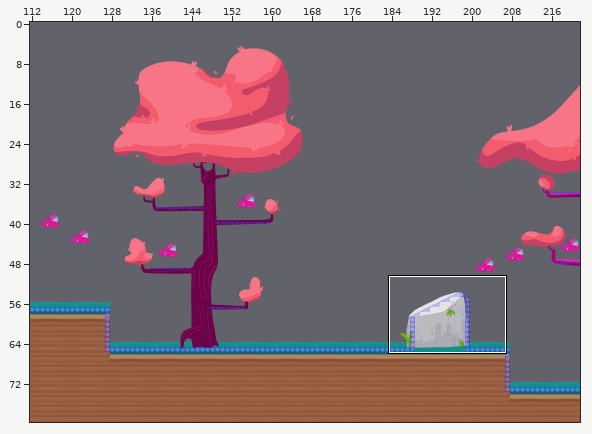
A Tiled map gets an edit: assets/data/level-1-2.tmx. The picture above shows the old version from afar; the outline marks the close-up.
Close-up. Before the edit:
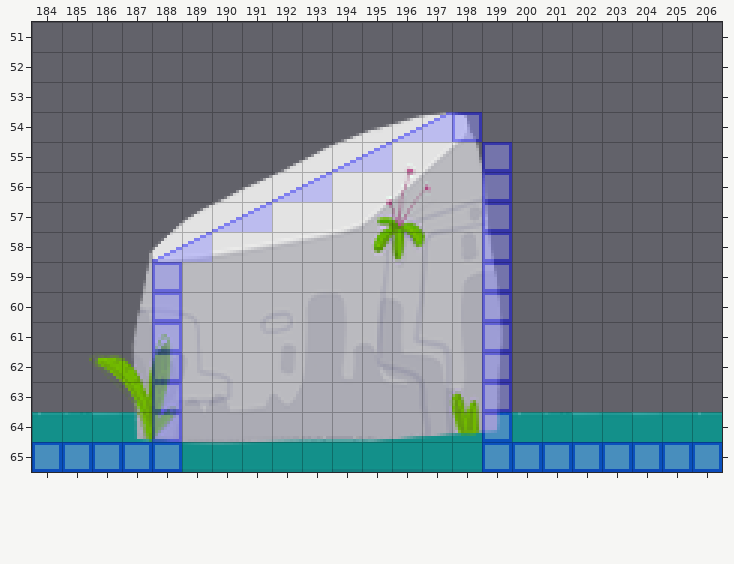
Cells are 10x10 px. Shown: x 184..206, y 51..65. The commit also changed other parts of the map, which this record leaves out.
The result:
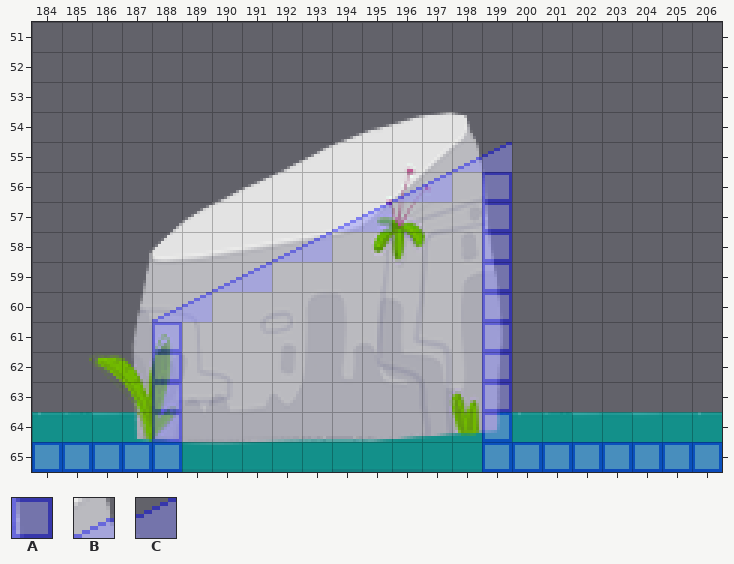
Key: from "ground-collisions": A 1, B 9, C 10.
_ is an empty cell, . an unchanged one.
See-through tiles are keyed as they look on the map.
The edit:
--- layer "collisions"
@@ x 188..199 @@
-54 ........BCA.
-55 ......BC.._A
-56 ....BC..__..
-57 ..BC..__....
-58 BC..__......
-59 A.__........
-60 A_..........
+54 ........___.
+55 ......__..BC
+56 ....__..BC..
+57 ..__..BC....
+58 __..BC......
+59 _.BC........
+60 BC..........
Where, in picture pixels (left, top, right, bottom), the same in both close-ups:
changed: (152, 112, 512, 322)
